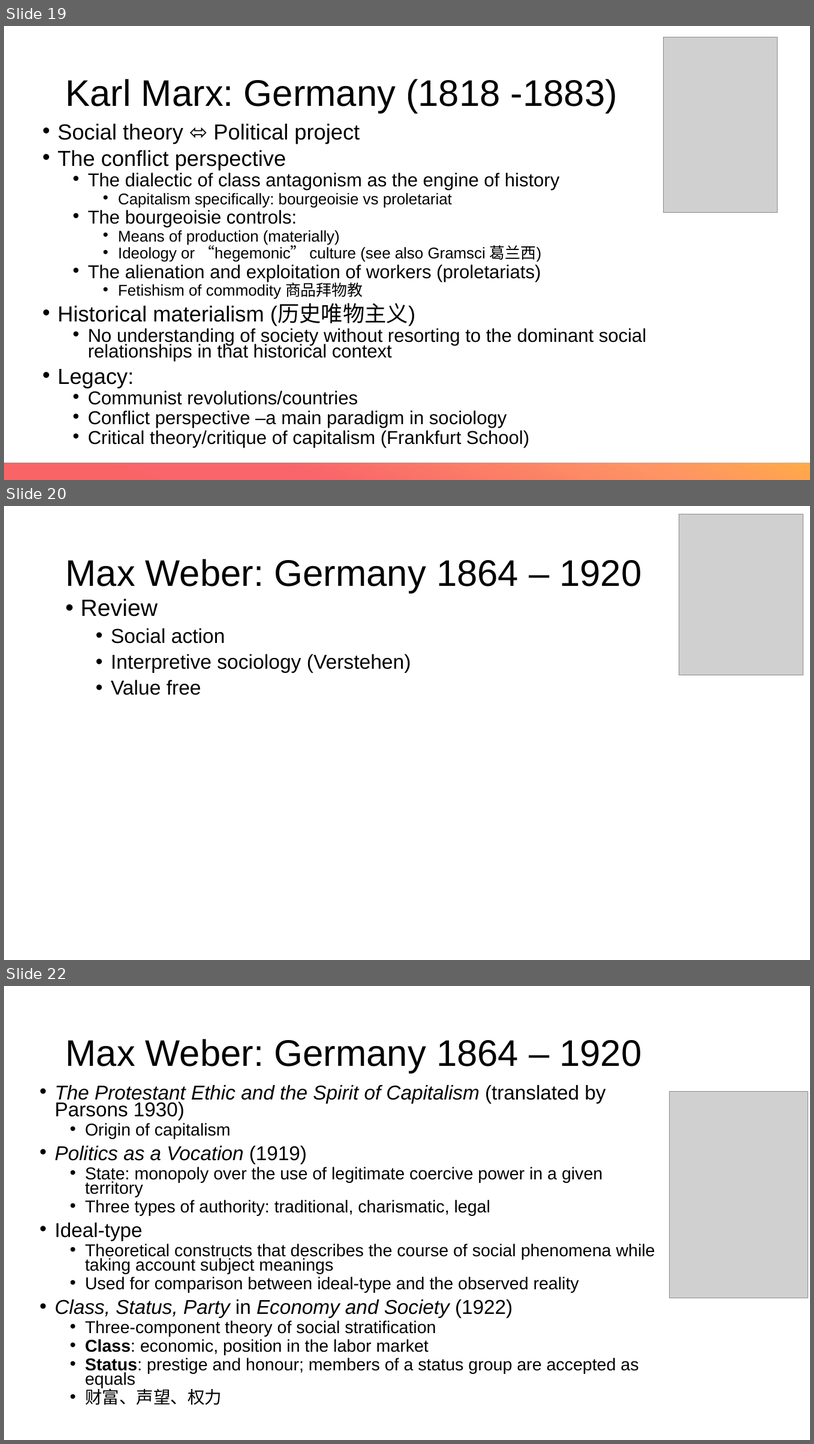
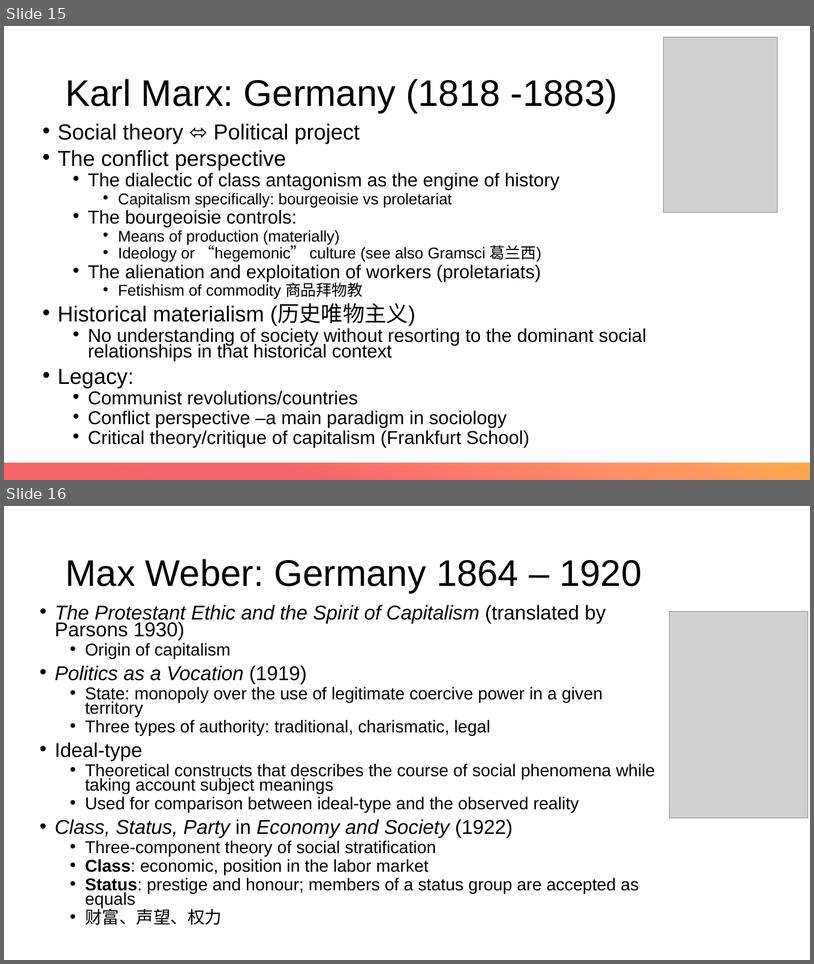
Before and after one commit to XueWenSYan/Intro_to_sociology, a slide deck: Meetings 1 & 2.pptx. Shown one above the other, each under a label of ours: slides 19, 20 and 22 before the commit, slides 15 and 16 after it; the slides between them are not shown. The pictures are 814x1444 and 814x964 pixels, drawn with LibreOffice and Linux fonts; fonts in the diff are those of the drawing; grey boxes stand for pictures. Boxes give left, top, right and bottom in pixels: in the first picture for what was removed or moved away, otherwise in the second. Text is boxed around its words. In the diff, an @@ line names an element or a change of style, - is before the commit and + after.

```diff
--- a/Meetings 1 & 2.pptx
+++ b/Meetings 1 & 2.pptx
@@ slide 20 removed at (x1=4, y1=506, x2=810, y2=960), background #FFFFFF @@
@@ picture removed at (x1=680, y1=514, x2=804, y2=675) @@
@@ title removed at (x1=65, y1=559, x2=642, y2=592) @@
-Max Weber: Germany 1864 – 1920
@@ text removed at (x1=81, y1=598, x2=411, y2=695) @@
-• Review
-  • Social action
-  • Interpretive sociology (Verstehen)
-  • Value free
@@ what was slide 19 is now slide 15 @@
@@ what was slide 22 is now slide 16 @@
```
Also in this commit, not shown: 5 other slides removed, 1 other file.
